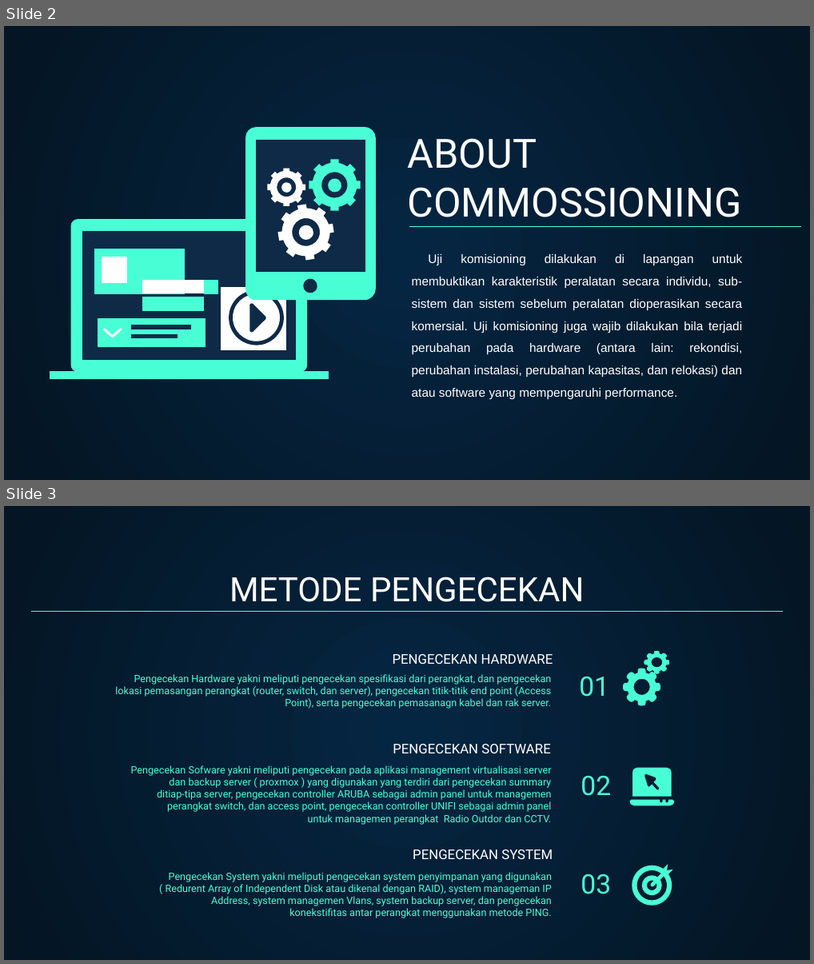
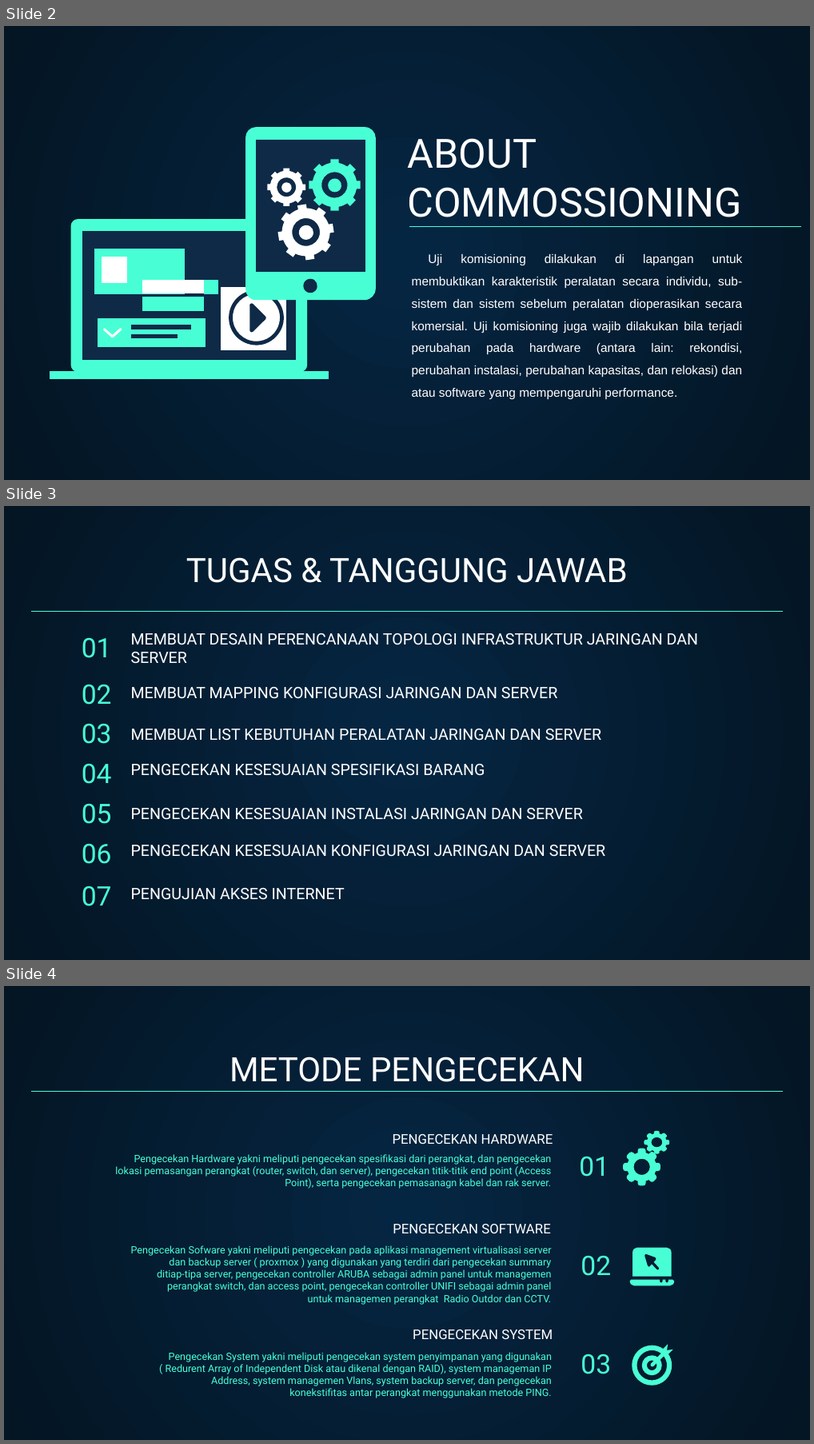
Before and after one commit to admin708/dokumen, a slide deck: ppt ith.pptx. Shown one above the other, each under a label of ours: slides 2 and 3 before the commit, slides 2, 3 and 4 after it. The pictures are 814x964 and 814x1444 pixels, drawn with LibreOffice and Linux fonts; fonts in the diff are those of the drawing. Boxes give left, top, right and bottom in pixels: in the first picture for what was removed or moved away, otherwise in the second. Text is boxed around its words. In the diff, an @@ line names an element or a change of style, - is before the commit and + after.

```diff
--- a/ppt ith.pptx
+++ b/ppt ith.pptx
@@ slide 3 added at (4,506,810,960), background gradient #052643 to #041523 @@
@@ title added at (186,557,628,583), 30 pt, text #FFFFFF @@
+TUGAS & TANGGUNG JAWAB
@@ line added from (31, 611) to (783, 611), #48FFD5 0.75 pt @@
@@ title added at (82,637,112,658), 24 pt, text #48FFD5 @@
+01
@@ title added at (131,633,698,664), 14 pt, text #FFFFFF @@
+MEMBUAT DESAIN PERENCANAAN TOPOLOGI INFRASTRUKTUR JARINGAN DAN SERVER
@@ title added at (82,684,112,704), 24 pt, text #48FFD5 @@
+02
@@ text added at (131,687,558,699), 14 pt, text #FFFFFF @@
+MEMBUAT MAPPING KONFIGURASI JARINGAN DAN SERVER
@@ title added at (82,723,112,744), 24 pt, text #48FFD5 @@
+03
@@ text added at (131,728,602,740), 14 pt, text #FFFFFF @@
+MEMBUAT LIST KEBUTUHAN PERALATAN JARINGAN DAN SERVER
@@ text added at (82,763,112,784), 24 pt, text #48FFD5 @@
+04
@@ text added at (131,764,485,776), 14 pt, text #FFFFFF @@
+PENGECEKAN KESESUAIAN SPESIFIKASI BARANG
@@ text added at (82,803,112,824), 24 pt, text #48FFD5 @@
+05
@@ text added at (131,808,582,820), 14 pt, text #FFFFFF @@
+PENGECEKAN KESESUAIAN INSTALASI JARINGAN DAN SERVER
@@ text added at (82,843,112,864), 24 pt, text #48FFD5 @@
+06
@@ text added at (131,844,606,856), 14 pt, text #FFFFFF @@
+PENGECEKAN KESESUAIAN KONFIGURASI JARINGAN DAN SERVER
@@ text added at (82,885,112,906), 24 pt, text #48FFD5 @@
+07
@@ text added at (131,888,345,900), 14 pt, text #FFFFFF @@
+PENGUJIAN AKSES INTERNET
@@ what was slide 3 is now slide 4 @@
```
Also in this commit, not shown: 7 slides changed, 2 other slides added, 1 other file.
